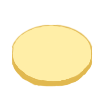
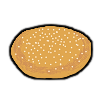
Revision of a layered 100 × 100 image; what changed, layer by layer:
added layer "outline" above "Copier de Calque de dessin 1" over 8, 23, 96, 87
